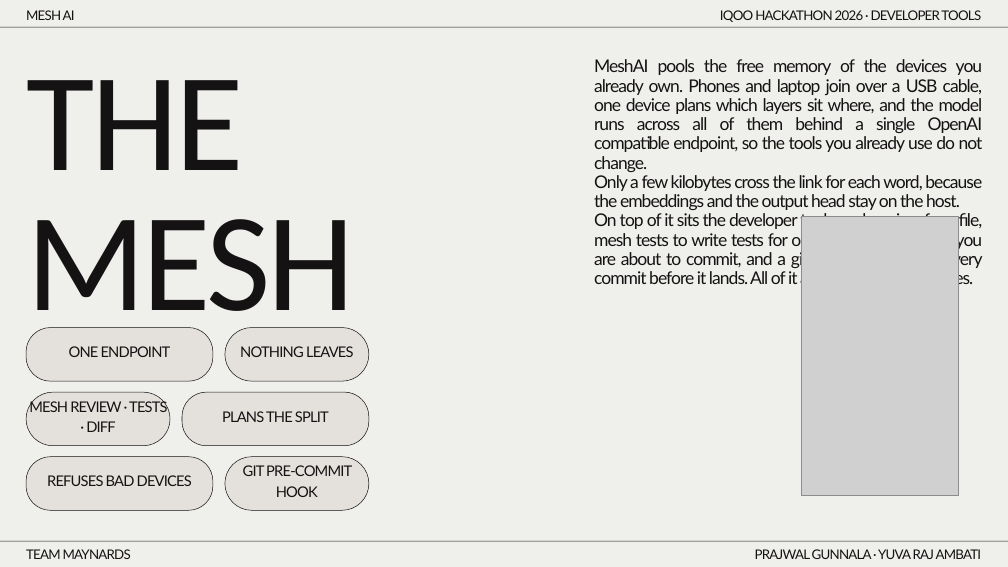
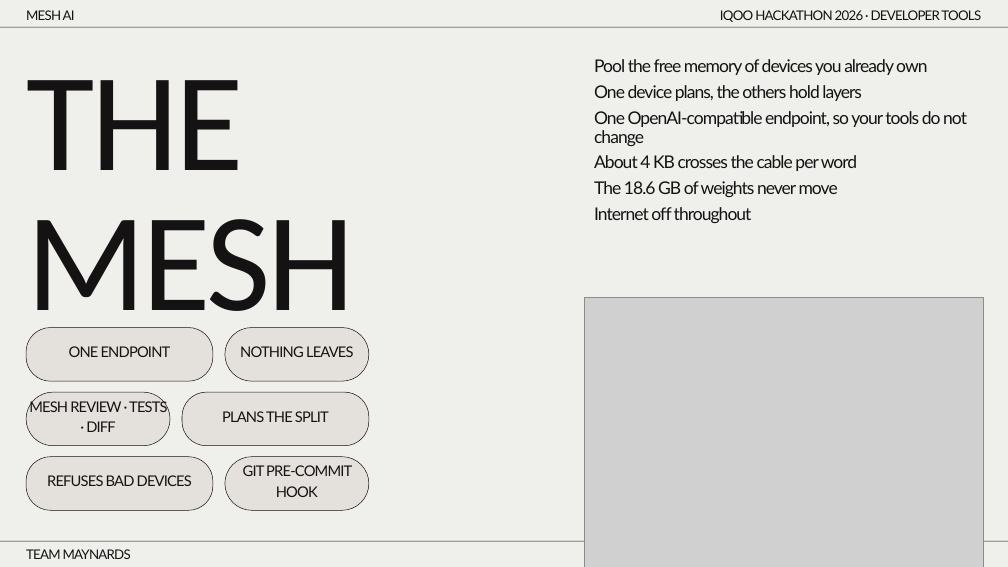
Before and after one commit to prajwal-gunnala/maynards, a slide deck: slide 4 of docs/deck/MeshAI_Deck_v4.pptx. Drawn at 1008x567 pixels with LibreOffice and Linux fonts; fonts in the diff are those of the drawing; grey boxes stand for pictures. Boxes give left, top, right and bottom in pixels: in the first picture for what was removed or moved away, otherwise in the second. Text is boxed around its words. In the diff, an @@ line names an element or a change of style, - is before the commit and + after.

```diff
--- a/docs/deck/MeshAI_Deck_v4.pptx
+++ b/docs/deck/MeshAI_Deck_v4.pptx
@@ text at (594, 59, 967, 197): text changed @@
-MeshAI pools the free memory of the devices you already own. Phones and laptop join over a USB cable, one device plans which layers sit where, and the model runs across all of them behind a single OpenAI compatible endpoint, so the tools you already use do not change.
-Only a few kilobytes cross the link for each word, because the embeddings and the output head stay on the host.
-On top of it sits the developer tool: mesh review for a file, mesh tests to write tests for one, mesh diff for what you are about to commit, and a git hook that reviews every commit before it lands. All of it against your own devices.
+Pool the free memory of devices you already own
+One device plans, the others hold layers
+One OpenAI-compatible endpoint, so your tools do not change
+About 4 KB crosses the cable per word
+The 18.6 GB of weights never move
+Internet off throughout
@@ picture: place and size @@
-picture at (801, 217, 958, 495)
+picture at (585, 297, 983, 567)
@@ text removed at (755, 549, 982, 559) @@
-PRAJWAL GUNNALA · YUVA RAJ AMBATI
```
Also in this commit, not shown: 9 other slides changed, 7 other files.
